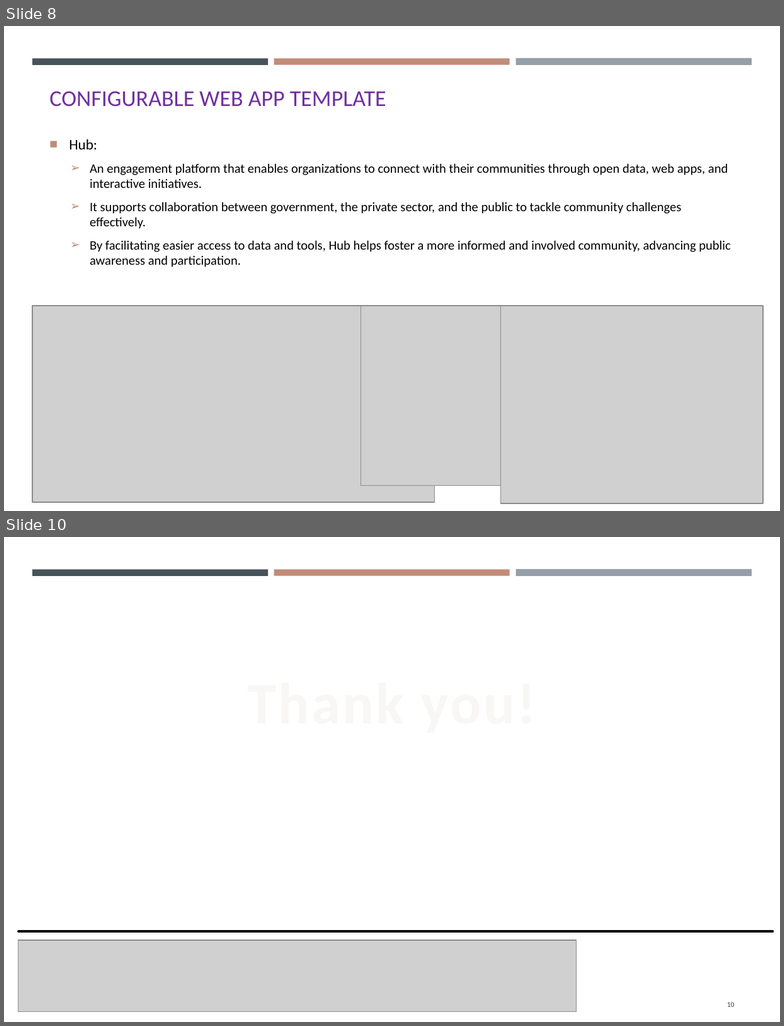
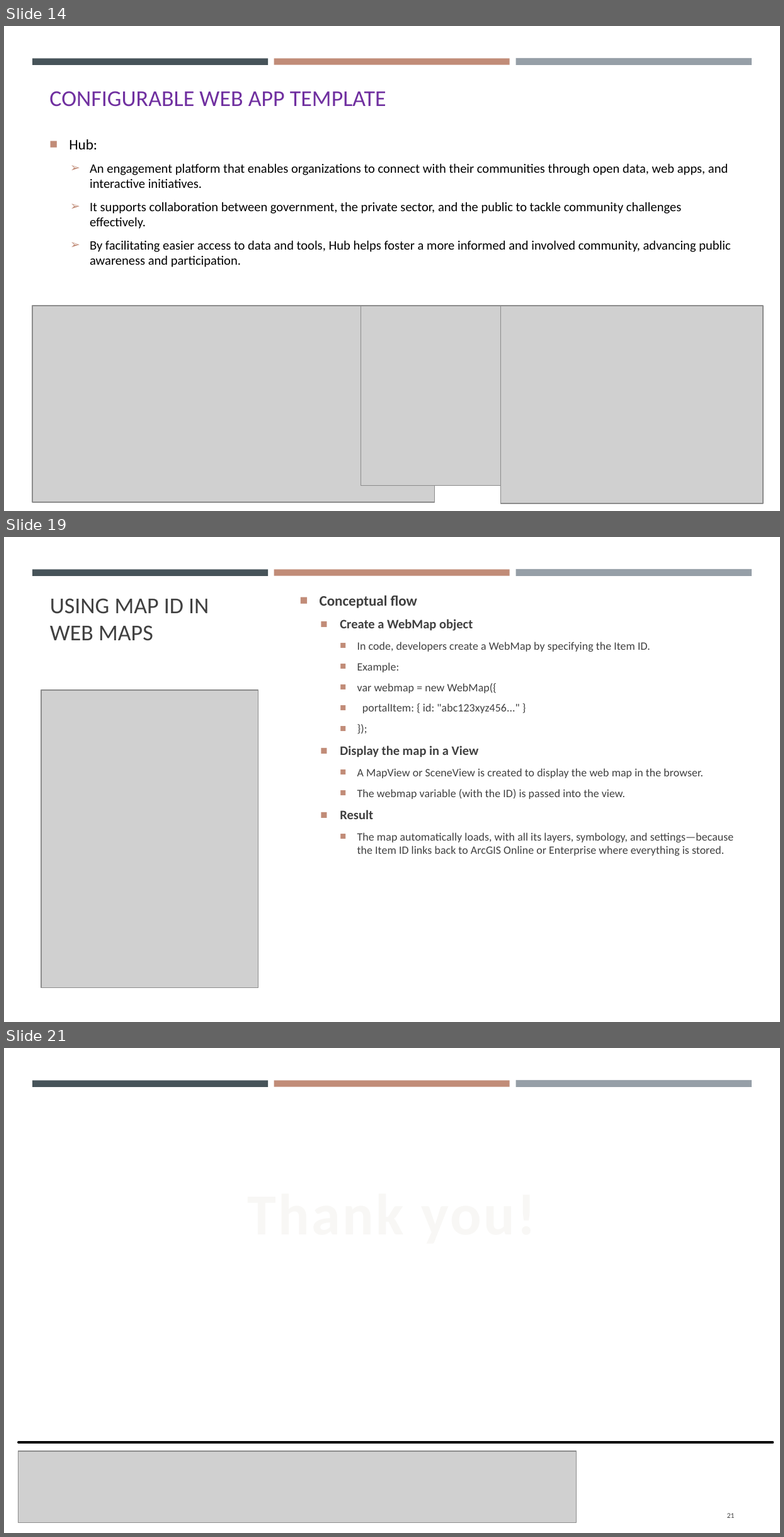
Before and after one commit to gisynw/Field_Techniques, a slide deck: docs/Lectures/Week05/Week05_GEOG3319_ResponseWebMap.pptx. Shown one above the other, each under a label of ours: slides 8 and 10 before the commit, slides 14, 19 and 21 after it; the slides between them are not shown. The pictures are 784x1026 and 784x1537 pixels, drawn with LibreOffice and Linux fonts; fonts in the diff are those of the drawing; grey boxes stand for pictures. Boxes give left, top, right and bottom in pixels: in the first picture for what was removed or moved away, otherwise in the second. Text is boxed around its words. In the diff, an @@ line names an element or a change of style, - is before the commit and + after.

```diff
--- a/docs/Lectures/Week05/Week05_GEOG3319_ResponseWebMap.pptx
+++ b/docs/Lectures/Week05/Week05_GEOG3319_ResponseWebMap.pptx
@@ slide 19 added at (x1=4, y1=537, x2=780, y2=1022), background #FFFFFF @@
@@ rectangle added at (x1=4, y1=537, x2=780, y2=1021), fill #FFFFFF @@
@@ rectangle added at (x1=32, y1=570, x2=268, y2=577), fill #465359 @@
@@ rectangle added at (x1=274, y1=570, x2=509, y2=576), fill #C18C78 @@
@@ rectangle added at (x1=516, y1=569, x2=752, y2=576), fill #969FA7 @@
@@ title added at (x1=50, y1=598, x2=209, y2=641), 18.9 pt, text #404040 @@
+USING MAP ID IN WEB MAPS
@@ text added at (x1=320, y1=595, x2=734, y2=856), 9.4 pt, text #404040 @@
+■ Conceptual flow
+  ■ Create a WebMap object
+    ■ In code, developers create a WebMap by specifying the Item ID.
+    ■ Example:
+    ■ var webmap = new WebMap({
+    ■ portalItem: { id: "abc123xyz456..." }
+    ■ });
+  ■ Display the map in a View
+    ■ A MapView or SceneView is created to display the web map in the browser.
+    ■ The webmap variable (with the ID) is passed into the view.
+  ■ Result
+    ■ The map automatically loads, with all its layers, symbology, and settings—because the Item ID links back to ArcGIS Online or Enterprise where everything is stored.
@@ picture added at (x1=41, y1=689, x2=259, y2=987) @@
@@ what was slide 8 is now slide 14 @@
@@ what was slide 10 is now slide 21 @@
@@ page number at (x1=727, y1=1513, x2=735, y2=1518): text changed @@
-10
+21
```
Also in this commit, not shown: 3 slides changed, 10 other slides added, 1 other file.
